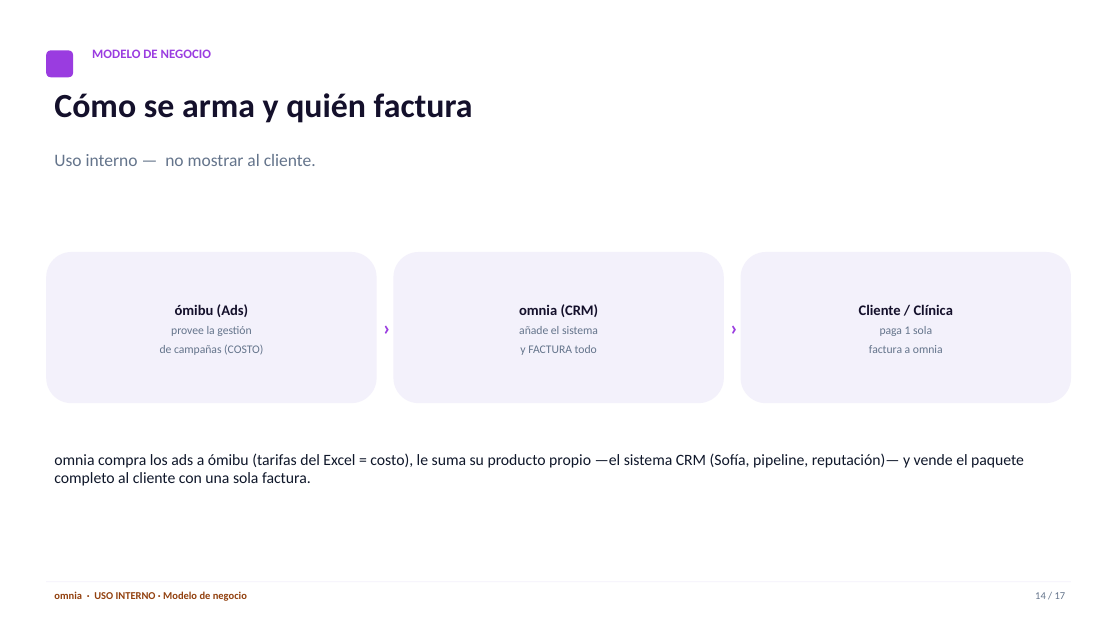
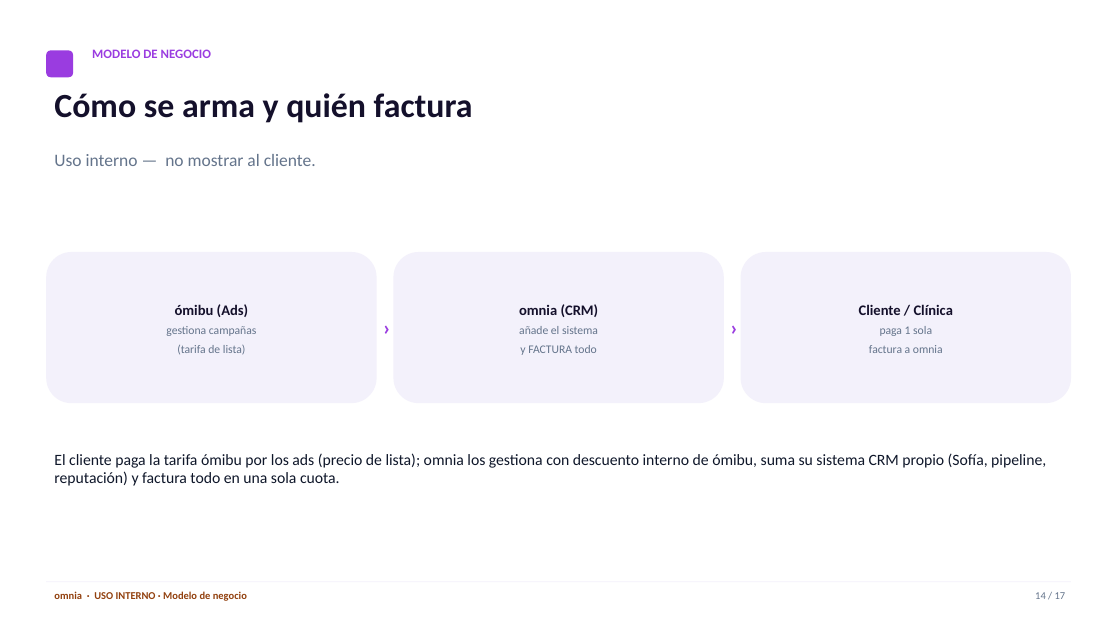
Before and after one commit to henrybuenano-ux/snapshot-generico, a slide deck: slide 14 of presentacion/omnia-sistema-clinicas.pptx. Drawn at 1120x630 pixels with LibreOffice and Linux fonts; fonts in the diff are those of the drawing. Boxes give left, top, right and bottom in pixels: in the first picture for what was removed or moved away, otherwise in the second. Text is boxed around its words. In the diff, an @@ line names an element or a change of style, - is before the commit and + after.

```diff
--- a/presentacion/omnia-sistema-clinicas.pptx
+++ b/presentacion/omnia-sistema-clinicas.pptx
@@ text at bbox=[166, 326, 257, 355]: text changed @@
-provee la gestión
-de campañas (COSTO)
+gestiona campañas
+(tarifa de lista)
@@ text at bbox=[54, 453, 1046, 486]: text changed @@
-omnia compra los ads a ómibu (tarifas del Excel = costo), le suma su producto propio —el sistema CRM (Sofía, pipeline, reputación)— y vende el paquete completo al cliente con una sola factura.
+El cliente paga la tarifa ómibu por los ads (precio de lista); omnia los gestiona con descuento interno de ómibu, suma su sistema CRM propio (Sofía, pipeline, reputación) y factura todo en una sola cuota.
```
Also in this commit, not shown: 10 other slides changed, 1 slide added, 1 slide removed, 1 other file.
